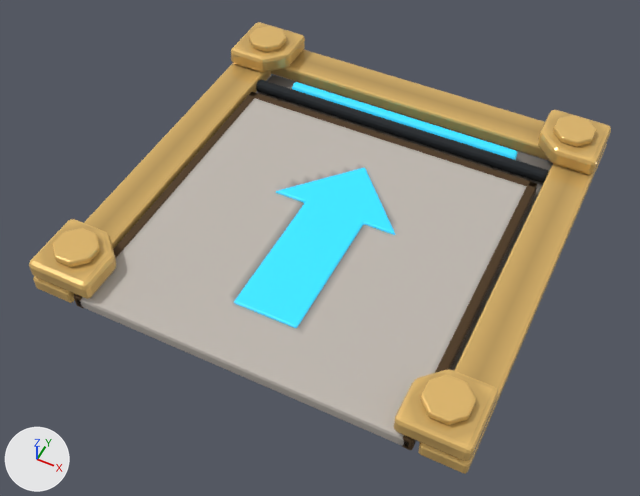
Before and after pictures for a commit that changed the glTF model assets/models/board_spring_1.glb.
Both versions are drawn from a camera (50 mm lens) standing at (0.607, -1.321, 1.51) and looking at (-0.006, -0.094, -0.023). Lighting does not change. The marker at lower left points along +X, +Y and +Z. The older version comes first. Where no turn or scale is listed for an object, it has been applied to the vertices. Vertices at exactly the same position are counted once.

In view in the first picture: 'Arrow', 'Axle', 'Bolt0', 'Bolt2', 'Bolt3', 'BoltT2', 'Glow', 'Gold0', 'Gold2', 'Gold3', 'Plate', 'PlateEdgeH', 'PlateEdgeR' and 6 more.
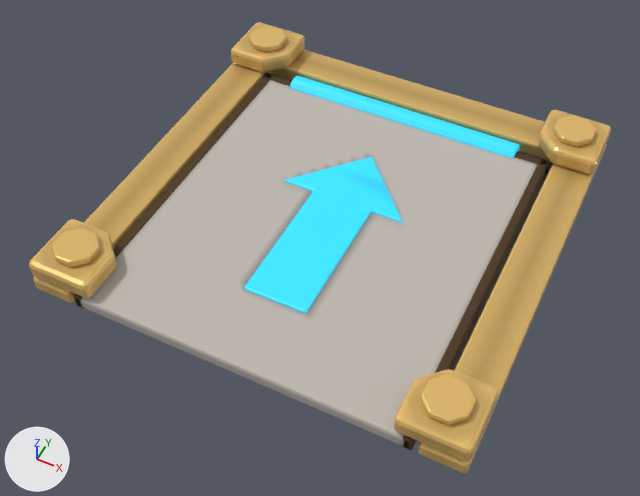
What differs and where, as boxes (x1, y1, x2, y2) in the pictures (640 x 496 px; the box of a moved part takes in the faces that stretch with it):
```json
{"object": "Plate", "change": "reshaped, recoloured, moved", "before": [76, 98, 535, 446], "after": [76, 80, 545, 446]}
{"object": "Arrow", "change": "moved", "before": [234, 168, 395, 328], "after": [244, 157, 403, 313]}
{"object": "Axle", "change": "moved", "before": [256, 80, 549, 183], "after": [262, 73, 553, 174], "on screen": "mostly hidden afterwards"}
{"object": "Glow", "change": "reshaped", "before": [292, 82, 517, 160], "after": [290, 76, 520, 158]}
{"object": "PlateEdgeH", "change": "moved", "before": [249, 92, 537, 198], "after": [265, 75, 548, 175], "on screen": "mostly hidden afterwards"}
{"part": 4, "of": "me_plate", "change": "moved or reshaped", "before": [229, 98, 535, 334], "after": [229, 80, 545, 334]}
{"part": 5, "of": "me_plate", "change": "edited", "before": [220, 154, 411, 340], "after": [220, 154, 411, 340], "on screen": "looks the same"}
{"part": 6, "of": "me_plate", "change": "recoloured", "before": [234, 99, 521, 330], "after": [239, 81, 531, 326]}
{"part": 7, "of": "me_plate", "change": "recoloured", "before": [294, 199, 381, 233], "after": [250, 158, 398, 317]}
{"object": "Bed", "change": "unchanged, covered by the edit", "before": [257, 75, 553, 370], "after": [451, 174, 548, 370]}
```

The change, as JSON lines over the scene's bpy script:
```json
{"block": "me_axle", "where": "# used by ob_axle; location = (0.0, 0.0, 0.0)"}
{"op": "remove", "block": "me_axle", "code": "me_axle.from_pydata(...)  # 518 vertices, 1032 faces; spans x -0.4..0.4, y 0.306..0.339, z 0.004..0.037"}
{"op": "add", "block": "me_axle", "code": "me_axle.from_pydata(...)  # 518 vertices, 1032 faces; spans x -0.4..0.4, y 0.338..0.372, z 0.006..0.038"}
{"block": "me_axle", "change": "me_axle part 1: the whole mesh is moved by (0.0, 0.032, 0.001)"}
{"block": "me_glow", "where": "# used by ob_glow; location = (0.0, 0.0, 0.0)"}
{"op": "remove", "block": "me_glow", "code": "me_glow.from_pydata(...)  # 336 vertices, 668 faces; spans x -0.31..0.31, y 0.339..0.372, z 0.004..0.037"}
{"op": "add", "block": "me_glow", "code": "me_glow.from_pydata(...)  # 378 vertices, 752 faces; spans x -0.31..0.31, y 0.322..0.388, z -0.011..0.055"}
{"block": "me_glow", "change": "me_glow part 2: 336 vertices removed from x -0.31..0.31, y 0.339..0.372, z 0.004..0.037; 378 vertices added at x -0.31..0.31, y 0.322..0.388, z -0.011..0.055"}
{"block": "me_arrow", "where": "# used by ob_arrow; location = (0.0, 0.27, 0.0)"}
{"op": "remove", "block": "me_arrow", "code": "me_arrow.from_pydata(...)  # 296 vertices, 588 faces; spans x -0.154..0.154, y -0.635..-0.137, z 0.028..0.045"}
{"op": "add", "block": "me_arrow", "code": "me_arrow.from_pydata(...)  # 296 vertices, 588 faces; spans x -0.154..0.154, y -0.678..-0.179, z 0.028..0.045"}
{"block": "me_arrow", "change": "me_arrow part 3: the whole mesh is moved by (0.0, -0.042, 0.0)"}
{"block": "me_plate", "where": "# used by ob_plate; location = (0.0, 0.27, 0.0)"}
{"op": "remove", "block": "me_plate", "code": "me_plate.from_pydata(...)  # 2722 vertices, 5440 faces; spans x -0.39..0.39, y -0.77..0.0, z 0.004..0.04"}
{"op": "add", "block": "me_plate", "code": "me_plate.from_pydata(...)  # 2722 vertices, 5440 faces; spans x -0.39..0.39, y -0.855..0.0, z 0.004..0.04"}
{"block": "me_plate", "change": "me_plate part 4: the whole mesh is multiplied about its middle by the matrix ((1.0, 0.0, 0.0), (0.0, 1.112, 0.0), (0.0, 0.0, 1.0)), then moved by (0.0, -0.043, 0.0)"}
{"block": "me_plate", "change": "me_plate part 5: 144 faces centred in x -0.342..0.35, y -0.683..-0.039, z 0.04 are repainted in the vertex colours; the middle colour goes from white #fefefe to white #ffffff"}
{"block": "me_plate", "change": "me_plate part 6: 44 faces centred in x -0.35..0.342, y -0.628..-0.016, z 0.04 are repainted in the vertex colours; the middle colour goes from white #ececec to white #fefefe"}
{"block": "me_plate", "change": "me_plate part 7: 38 faces centred in x -0.111..0.111, y -0.613..-0.181, z 0.04 are repainted in the vertex colours; the middle colour goes from grey #ababab to white #fdfdfd"}
{"op": "set", "path": "ob_arrow.location", "old": "(0.0, 0.27, 0.0)", "new": "(0.0, 0.355, 0.0)"}
{"op": "set", "path": "ob_plate.location", "old": "(0.0, 0.27, 0.0)", "new": "(0.0, 0.355, 0.0)"}
{"op": "set", "path": "ob_plateedgeh.location", "old": "(0.0, 0.27, 0.0)", "new": "(0.0, 0.355, 0.0)"}
```
